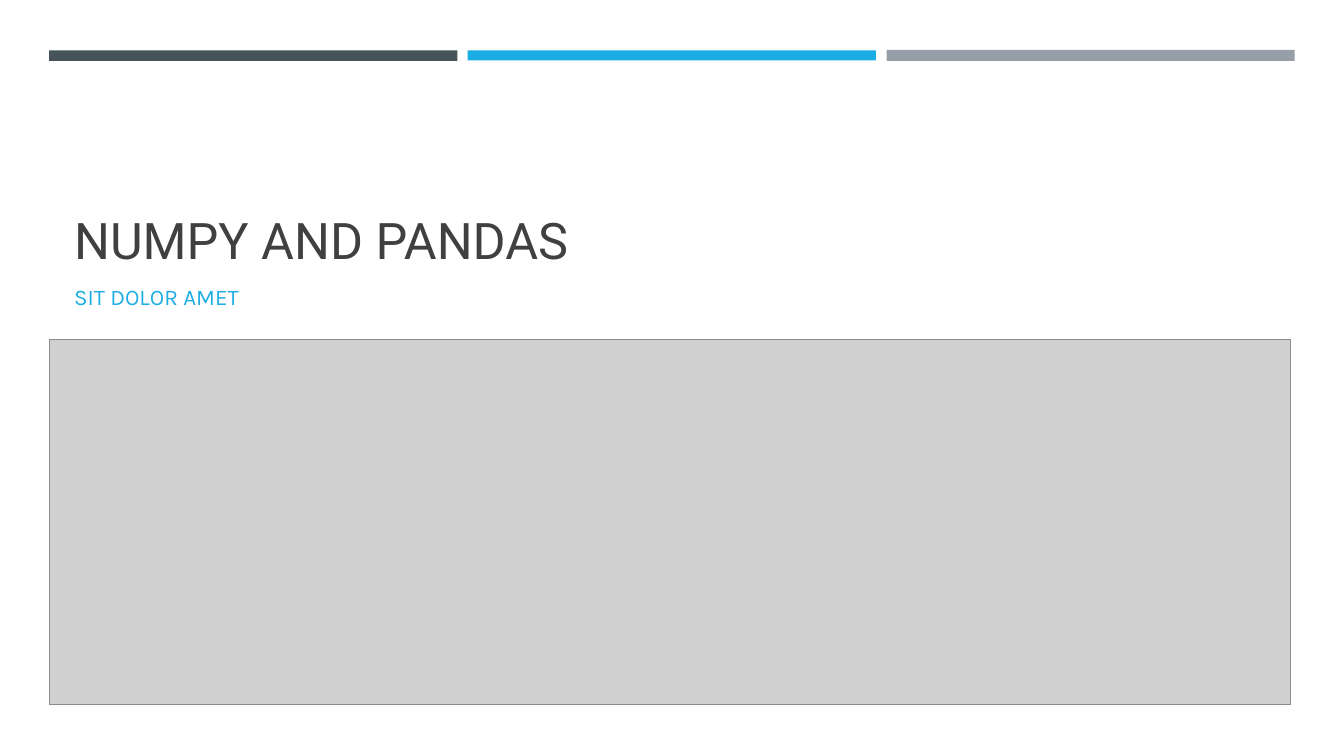
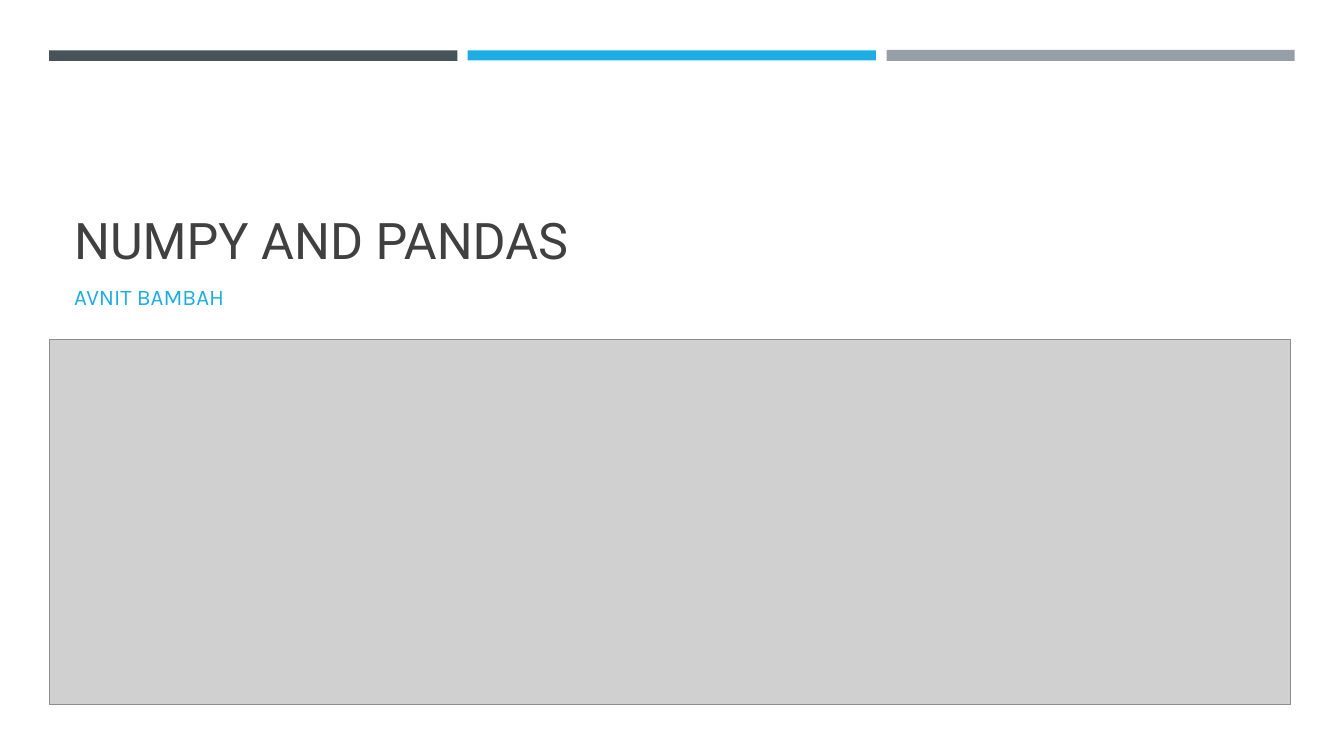
Before and after one commit to LuyangYin1/Python-for-everyone, a slide deck: slide 1 of Class-4/Numpy and Pandas.pptx. Drawn at 1344x756 pixels with LibreOffice and Linux fonts; fonts in the diff are those of the drawing; grey boxes stand for pictures. Boxes give left, top, right and bottom in pixels: in the first picture for what was removed or moved away, otherwise in the second. Text is boxed around its words. In the diff, an @@ line names an element or a change of style, - is before the commit and + after.

```diff
--- a/Class-4/Numpy and Pandas.pptx
+++ b/Class-4/Numpy and Pandas.pptx
@@ subtitle at (74,291,224,305): text changed @@
-SIT DOLOR AMET
+AVNIT BAMBAH
```
Also in this commit, not shown: 4 other files.
